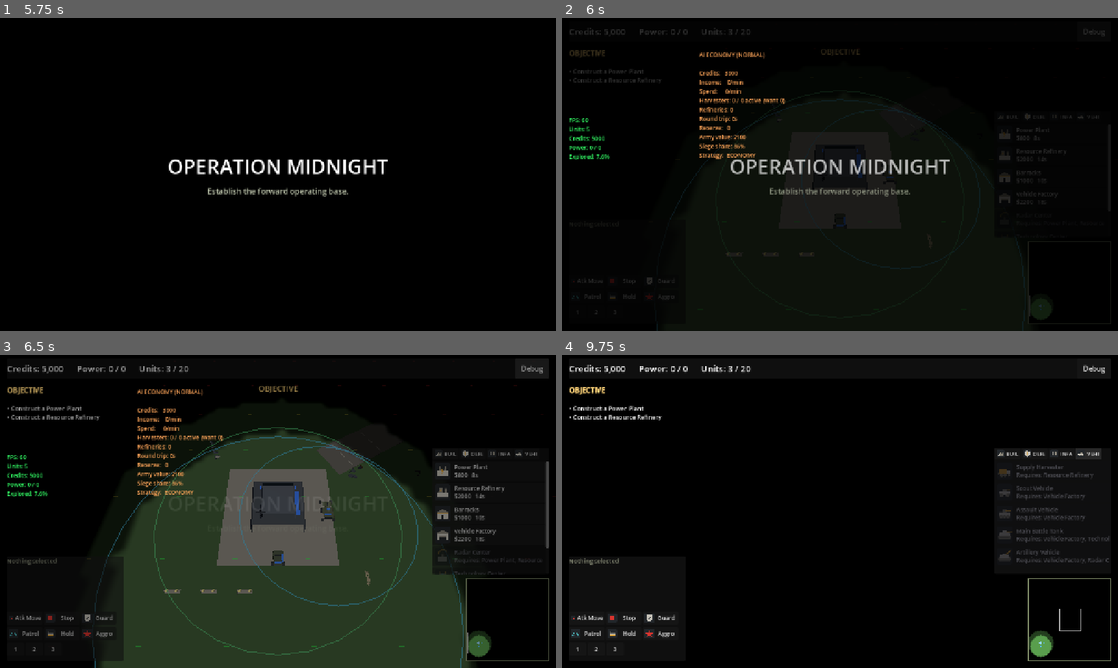
Above: before the commit, frames 1-4 (two rows, left to right).
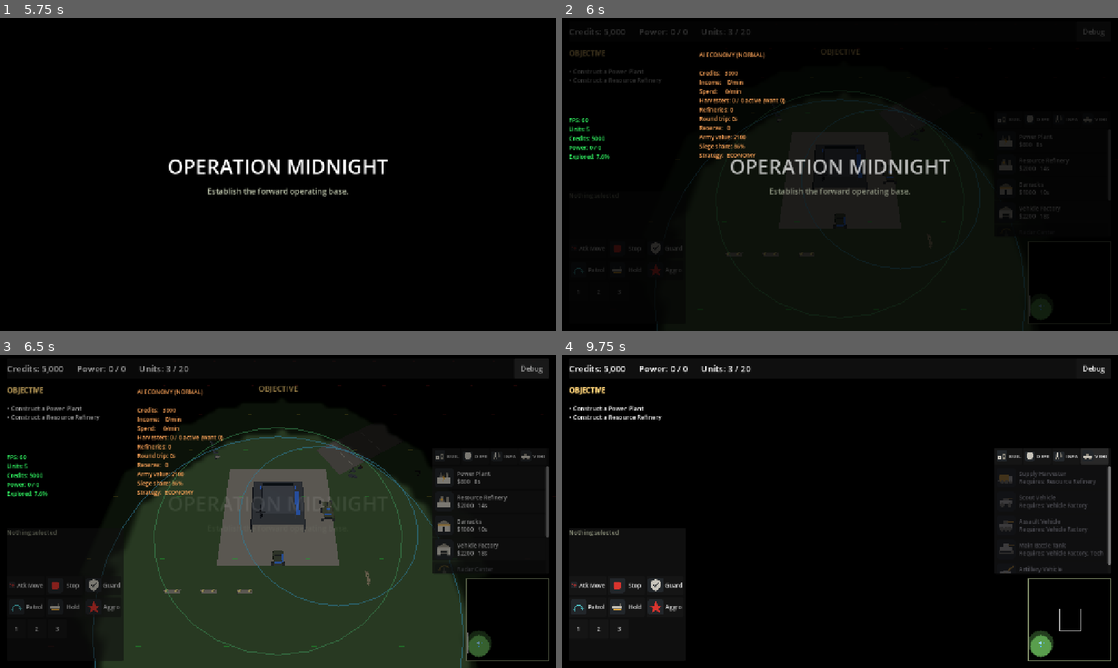
Above: after the commit, the same moments.

Repository: xionams/operation-midnight
Game: Godot game, scene res://main.tscn
The game is run twice, just before and just after one commit, with the same random seed, the same clock (stepped at 60 frames per second) and the same inputs.
Inputs (mouse positions are in pixels of both pictures, inside the frame that each line leads up to):
- Up to frame 1 (5.75 s): click "Easy" at 0.5 s; click "Easy" at 1.25 s; click "Normal" at 2 s; click "Normal" at 2.75 s; click "START OPERATION" at 3.5 s; click "1" at 4.25 s; click "2" at 5 s
- Up to frame 2 (6 s): click "Debug" at 5.75 s
- Up to frame 3 (6.5 s): no input
- Up to frame 4 (9.75 s): tap Enter at 6.5 s; drag from (1067, 621) to (895, 442) at 6.52 s; click "BUIL" at 7.25 s; click "DEFE" at 8 s; click "INFA" at 8.75 s; click "VEHI" at 9.5 s

Frame 1 is identical in both runs. In frame 2, 0.8% of the frame differs, in the area x 1-98%, y 30-95%; in frame 3, 2.3%; in frame 4, 3.6%, in the area x 1-99%, y 3-95%.

Commit message:
Stop emulated mouse events breaking touch, and size the HUD for a thumb
Godot emulates mouse events from touch by default, and the GUI needs that
to keep buttons working on a phone. Gameplay was acting on them too, so
every tap ran twice - and worse, the emulated left-drag hit the desktop
rule that a drag is always a marquee, which meant on a touchscreen the
camera could not be panned with one finger at all. The game would have
shipped unplayable on the device it targets. Gameplay input now ignores
mouse events for a second after any touch; the GUI is untouched.

tests/touch_input_test.gd drives the real SelectionManager and RTSCamera
with the same InputEventScreenTouch/Drag events Android sends: tap to
select, tap-to-order, hold-then-drag marquee without panning, one-finger
pan, pinch and spread, two-finger gestures issuing nothing, and zoom
clamped. 9/9. Two of its first failures were the test asserting the wrong
design - tapping ground with a selection is a move order, not a deselect -
and are corrected rather than papered over.

Touch targets go to a 44px minimum in the 1280x720 reference, about
4.2mm of glass on a 1080p phone against roughly 3mm before. That pushed
the selection panel's contents past its fixed height and dropped the
control-group row off the bottom of a 720p screen - the exact resolution
a phone renders at - so the panel grew to fit.

Measured at 1920x1080 under the Mobile renderer: 60 FPS flat at 40, 80
and 120 units. That is a desktop GPU, so it is a proxy for headroom, not
a device measurement.

Co-Authored-By: Claude Opus 5 <noreply@anthropic.com>
Claude-Session: https://claude.ai/code/session_01DZuC8PnfRtC4UfouPMZvxD

Diff:
--- a/scripts/core/selection_manager.gd
+++ b/scripts/core/selection_manager.gd
@@ -55,6 +55,15 @@
 var _current_pos: Vector2 = Vector2.ZERO
 var _press_time: float = 0.0
 var _touch_index: int = -1
+## Godot emulates mouse events from touch, and the GUI depends on that to
+## keep buttons working on a phone. Gameplay must NOT also act on them:
+## handling both meant every tap ran twice, and worse, the emulated
+## left-drag hit the desktop rule that a drag is always a marquee - so on
+## a touchscreen the camera could never be panned with one finger at all.
+## Any real mouse the player also has goes quiet for a second after a
+## touch, which nobody can notice.
+const TOUCH_MOUSE_LOCKOUT: float = 1.0
+var _last_touch_time: float = -99.0
 var _pressed_on_entity: bool = false
 
 var _last_tap_time: float = -99.0
@@ -69,6 +78,10 @@
 
 ## RTSCamera consults this so a drag that has become a marquee cannot
 ## also slide the battlefield underneath it.
+## True while a finger is, or has just been, driving the game.
+func _touch_is_driving() -> bool:
+	return (Time.get_ticks_msec() / 1000.0) - _last_touch_time < TOUCH_MOUSE_LOCKOUT
+
 func is_panning_allowed() -> bool:
 	return _gesture != Gesture.MARQUEE
 
@@ -98,14 +111,20 @@
 		return
 
 	if event is InputEventMouseButton:
+		if _touch_is_driving():
+			return
 		_handle_mouse_button(event as InputEventMouseButton)
 	elif event is InputEventMouseMotion:
+		if _touch_is_driving():
+			return
 		_current_pos = (event as InputEventMouseMotion).position
 		if _gesture == Gesture.PENDING and _press_pos.distance_to(_current_pos) >= DRAG_THRESHOLD_PX:
 			_enter_marquee()
 	elif event is InputEventScreenTouch:
+		_last_touch_time = Time.get_ticks_msec() / 1000.0
 		_handle_touch(event as InputEventScreenTouch)
 	elif event is InputEventScreenDrag:
+		_last_touch_time = Time.get_ticks_msec() / 1000.0
 		_handle_drag(event as InputEventScreenDrag)
 	elif event is InputEventKey and event.pressed and not event.echo:
 		_handle_key(event as InputEventKey)
--- a/scripts/ui/hud.gd
+++ b/scripts/ui/hud.gd
@@ -14,9 +14,17 @@
 ## resources, so a new unit appears in the UI by existing, not by editing
 ## layout code here.
 
+## Minimum comfortable touch target. The project renders at a 1280x720
+## reference and stretches, so on a 1080p phone these reference pixels
+## land at 1.5x - 44 here is about 4.2mm of glass, against the ~3mm the
+## old 30px buttons gave. Android's guideline is 48dp; a landscape RTS
+## cannot spend that everywhere without eating the battlefield, so the
+## controls a player actually jabs at mid-match get it and the rest sit
+## just under.
+const TOUCH_MIN: float = 44.0
 const MARGIN: float = 16.0
 const PANEL_W: float = 268.0
-const ITEM_H: float = 46.0
+const ITEM_H: float = 52.0
 const GROUP_ASSIGN_HOLD: float = 0.45
 
 @export var placer: BuildingPlacer
@@ -130,7 +138,7 @@
 
 	var debug_toggle := Button.new()
 	debug_toggle.text = "Debug"
-	debug_toggle.custom_minimum_size = Vector2(78, 34)
+	debug_toggle.custom_minimum_size = Vector2(80, TOUCH_MIN * 0.86)
 	debug_toggle.pressed.connect(_toggle_debug)
 	row.add_child(debug_toggle)
 
@@ -181,7 +189,7 @@
 		if tab_icon != null:
 			tab.icon = tab_icon
 			tab.expand_icon = true
-		tab.custom_minimum_size = Vector2(60, 26)
+		tab.custom_minimum_size = Vector2(64, TOUCH_MIN * 0.86)
 		tab.add_theme_font_size_override("font_size", 12)
 		tab.pressed.connect(func(): _set_category(category))
 		tabs.add_child(tab)
@@ -269,7 +277,7 @@
 	var panel := PanelContainer.new()
 	panel.set_anchors_preset(Control.PRESET_BOTTOM_LEFT)
 	panel.offset_left = MARGIN
-	panel.offset_top = -(MARGIN + 240)
+	panel.offset_top = -(MARGIN + 306)
 	panel.offset_right = MARGIN + PANEL_W
 	panel.offset_bottom = -MARGIN
 	add_child(panel)
@@ -281,7 +289,7 @@
 	_info_panel = RichTextLabel.new()
 	_info_panel.bbcode_enabled = true
 	_info_panel.fit_content = true
-	_info_panel.custom_minimum_size = Vector2(PANEL_W - 24, 120)
+	_info_panel.custom_minimum_size = Vector2(PANEL_W - 24, 104)
 	_info_panel.add_theme_font_size_override("normal_font_size", 14)
 	column.add_child(_info_panel)
 
@@ -309,7 +317,7 @@
 	for index in [1, 2, 3]:
 		var button := Button.new()
 		button.text = str(index)
-		button.custom_minimum_size = Vector2(40, 30)
+		button.custom_minimum_size = Vector2(TOUCH_MIN, TOUCH_MIN)
 		button.add_theme_font_size_override("font_size", 13)
 		button.button_down.connect(func(): _begin_group_hold(index))
 		button.button_up.connect(func(): _end_group_hold(index))
@@ -328,7 +336,7 @@
 		icon_name: String = "") -> Button:
 	var button := Button.new()
 	button.text = text
-	button.custom_minimum_size = Vector2(82, 30)
+	button.custom_minimum_size = Vector2(86, TOUCH_MIN)
 	button.add_theme_font_size_override("font_size", 13)
 	var icon := Icons.get_icon(icon_name)
 	if icon != null:
--- /dev/null
+++ b/tests/touch_input_test.gd
@@ -0,0 +1,162 @@
+extends Node
+
+## Exercises the touch gestures the Android build depends on.
+##
+## The mouse paths are covered by input_smoke_test; these are not, and
+## they are the ones that only fail once the game is on a phone - by
+## which point the feedback loop is a device, a cable and a rebuild.
+## Everything here drives the real SelectionManager and RTSCamera through
+## synthetic InputEventScreenTouch/Drag, the same events Android sends.
+
+const HOLD_FOR_MARQUEE: float = 0.30
+
+var _main: Node3D
+var _camera: Node3D
+var _fails: Array = []
+
+func _ready() -> void:
+	_main = get_parent()
+	await get_tree().process_frame
+	var hud = _main.get_node_or_null("HUD")
+	if hud and hud.has_method("_begin_match"):
+		hud._begin_match()
+	await get_tree().process_frame
+	_camera = _main.find_child("RTSCamera", true, false)
+	await _run()
+	print("TEST| ---- %d failure(s) ----" % _fails.size())
+	for f in _fails:
+		print("TEST| FAIL ", f)
+	print("TEST| DONE")
+	get_tree().quit()
+
+func _check(name: String, cond: bool, detail: String = "") -> void:
+	print("TEST| %-48s %s %s" % [name, "PASS" if cond else "FAIL", detail])
+	if not cond:
+		_fails.append(name + " " + detail)
+
+func _frames(count: int = 2) -> void:
+	for i in count:
+		await get_tree().process_frame
+
+func _touch(index: int, position: Vector2, pressed: bool) -> void:
+	var event := InputEventScreenTouch.new()
+	event.index = index
+	event.position = position
+	event.pressed = pressed
+	Input.parse_input_event(event)
+	await _frames(1)
+
+func _drag(index: int, from: Vector2, to: Vector2, steps: int = 4) -> void:
+	for i in range(1, steps + 1):
+		var event := InputEventScreenDrag.new()
+		event.index = index
+		event.position = from.lerp(to, float(i) / steps)
+		event.relative = (to - from) / steps
+		Input.parse_input_event(event)
+		await _frames(1)
+
+## Where a world position lands on screen, so a tap can aim at a unit.
+func _screen_of(world: Vector3) -> Vector2:
+	var camera := get_viewport().get_camera_3d()
+	return camera.unproject_position(world)
+
+func _player_units() -> Array:
+	return get_tree().get_nodes_in_group("player_units")
+
+func _run() -> void:
+	var units := _player_units()
+	_check("Player units exist to touch", units.size() >= 2, "(%d)" % units.size())
+	if units.size() < 2:
+		return
+
+	var first = units[0]
+	_camera.focus_on(first.global_position)
+	await _frames(20)
+
+	# --- tap to select ---
+	SelectionManager.clear_selection()
+	var point := _screen_of(first.global_position)
+	await _touch(0, point, true)
+	await _frames(2)
+	await _touch(0, point, false)
+	await _frames(2)
+	_check("Tap selects a unit", SelectionManager.selected_units.size() == 1,
+		"(%d)" % SelectionManager.selected_units.size())
+
+	# --- tap ground with a selection is a move order, not a deselect ---
+	var empty := _screen_of(first.global_position + Vector3(0, 0, 26))
+	var where_before: Vector3 = first.global_position
+	await _touch(0, empty, true)
+	await _frames(2)
+	await _touch(0, empty, false)
+	await _frames(30)
+	_check("Tap on ground keeps the selection and orders a move",
+		SelectionManager.selected_units.size() == 1
+			and first.global_position.distance_to(where_before) > 0.5,
+		"(%d selected, moved %.1f m)" % [SelectionManager.selected_units.size(),
+			first.global_position.distance_to(where_before)])
+
+	# --- press and hold, then drag: marquee, and the camera holds still ---
+	SelectionManager.clear_selection()
+	var centre := Vector2(get_viewport().get_visible_rect().size) * 0.5
+	var before_pan: Vector3 = _camera.pan_target
+	await _touch(0, centre - Vector2(150, 110), true)
+	var waited: float = 0.0
+	while waited < HOLD_FOR_MARQUEE + 0.12:
+		waited += get_process_delta_time()
+		await get_tree().process_frame
+	await _drag(0, centre - Vector2(150, 110), centre + Vector2(150, 110), 6)
+	_check("Holding then dragging does not pan the camera",
+		_camera.pan_target.distance_to(before_pan) < 0.5,
+		"(moved %.2f m)" % _camera.pan_target.distance_to(before_pan))
+	await _touch(0, centre + Vector2(150, 110), false)
+	await _frames(2)
+
+	# --- one finger drag pans ---
+	SelectionManager.clear_selection()
+	await _frames(2)
+	before_pan = _camera.pan_target
+	await _touch(0, centre, true)
+	await _drag(0, centre, centre + Vector2(0, -180), 6)
+	await _touch(0, centre + Vector2(0, -180), false)
+	await _frames(4)
+	_check("One finger drag pans the camera",
+		_camera.pan_target.distance_to(before_pan) > 1.0,
+		"(moved %.1f m)" % _camera.pan_target.distance_to(before_pan))
+
+	# --- pinch zooms out, spread zooms back in ---
+	var zoom_before: float = _camera.zoom_distance
+	await _touch(0, centre - Vector2(160, 0), true)
+	await _touch(1, centre + Vector2(160, 0), true)
+	await _drag(0, centre - Vector2(160, 0), centre - Vector2(40, 0), 5)
+	await _drag(1, centre + Vector2(160, 0), centre + Vector2(40, 0), 5)
+	await _frames(2)
+	var pinched: float = _camera.zoom_distance
+	_check("Pinching together zooms out", pinched > zoom_before + 0.5,
+		"(%.1f -> %.1f)" % [zoom_before, pinched])
+
+	await _drag(0, centre - Vector2(40, 0), centre - Vector2(200, 0), 5)
+	await _drag(1, centre + Vector2(40, 0), centre + Vector2(200, 0), 5)
+	await _frames(2)
+	_check("Spreading zooms back in", _camera.zoom_distance < pinched - 0.5,
+		"(%.1f -> %.1f)" % [pinched, _camera.zoom_distance])
+	await _touch(0, centre - Vector2(200, 0), false)
+	await _touch(1, centre + Vector2(200, 0), false)
+	await _frames(2)
+
+	# --- a second finger must not fire a command ---
+	SelectionManager.clear_selection()
+	await _frames(2)
+	await _touch(0, centre, true)
+	await _touch(1, centre + Vector2(140, 20), true)
+	await _touch(0, centre, false)
+	await _touch(1, centre + Vector2(140, 20), false)
+	await _frames(2)
+	_check("A two finger gesture never issues a selection",
+		SelectionManager.selected_units.is_empty(),
+		"(%d)" % SelectionManager.selected_units.size())
+
+	_check("Zoom stayed inside its limits",
+		_camera.zoom_distance >= _camera.min_zoom - 0.01
+			and _camera.zoom_distance <= _camera.max_zoom + 0.01,
+		"(%.1f)" % _camera.zoom_distance)
--- /dev/null
+++ b/tests/touch_input_test.tscn
@@ -0,0 +1,9 @@
+[gd_scene load_steps=3 format=3]
+
+[ext_resource type="PackedScene" path="res://main.tscn" id="1"]
+[ext_resource type="Script" path="res://tests/touch_input_test.gd" id="2"]
+
+[node name="Main" instance=ExtResource("1")]
+
+[node name="TouchInputTest" type="Node" parent="."]
+script = ExtResource("2")
Binary file changed: screenshots/battlefield_overview.png
Binary file changed: screenshots/combat.png
Binary file changed: screenshots/defensive_walls.png
Binary file changed: screenshots/enemy_base.png
Binary file changed: screenshots/player_base.png
Binary file changed: screenshots/resource_harvesting.png
Binary file changed: screenshots/vehicle_group.png
Not shown, added: tests/touch_input_test.gd.uid
